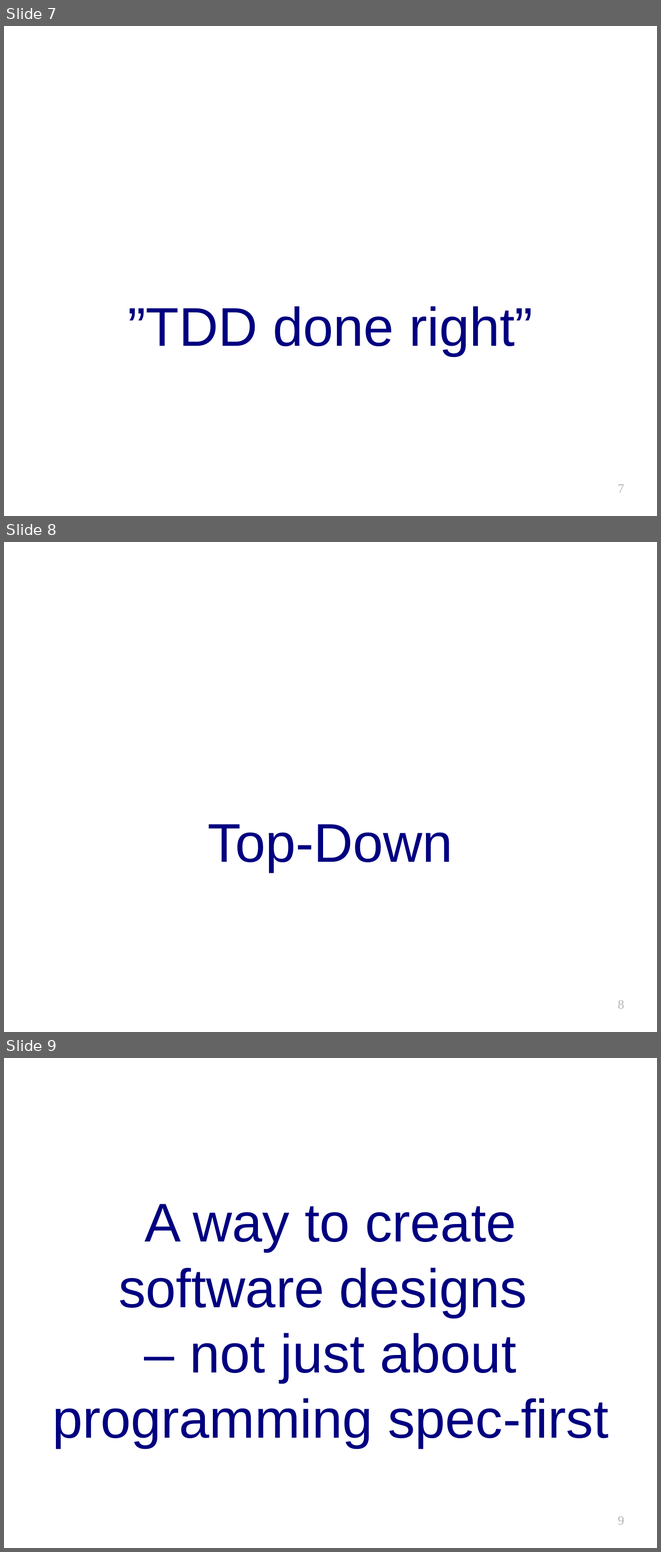
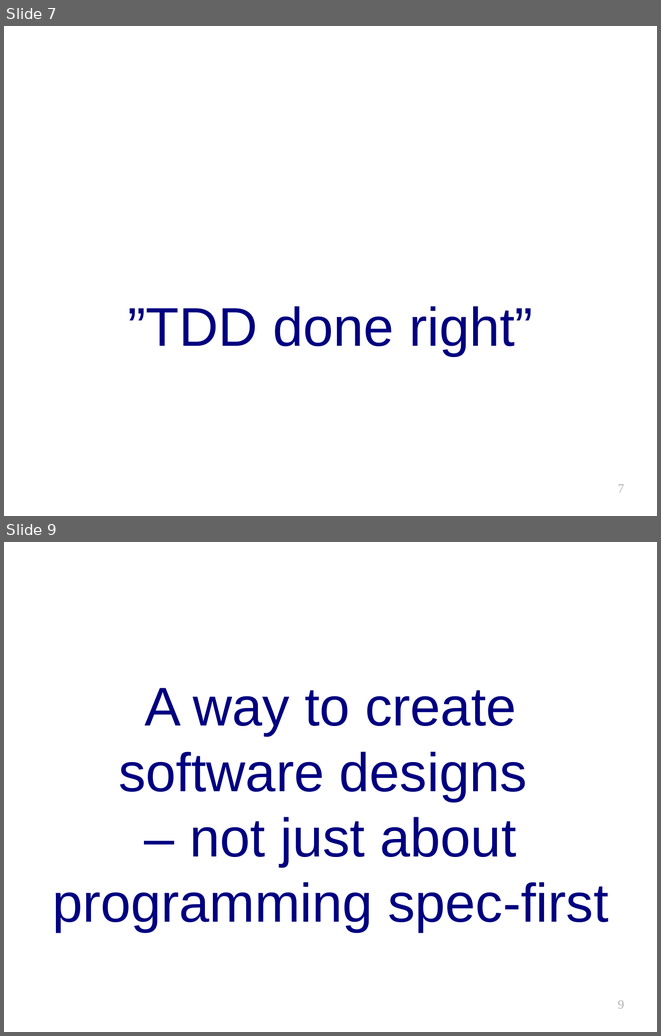
Before and after one commit to jdave/kansanpankki, a slide deck: doc/bdd-wicket-apachecon_eu_2009-hjort_rantalaiho_sibakov.odp. Shown one above the other, each under a label of ours: slides 7, 8 and 9 before the commit, slides 7 and 9 after it; the slides between them are not shown. The pictures are 661x1552 and 661x1036 pixels, drawn with LibreOffice and Linux fonts; fonts in the diff are those of the drawing; background and template pictures are left out. Boxes give left, top, right and bottom in pixels: in the first picture for what was removed or moved away, otherwise in the second. Text is boxed around its words. In the diff, an @@ line names an element or a change of style, - is before the commit and + after.

Commit message:
Added specdox example and fixed "top-down" to "outside-in".

```diff
--- a/doc/bdd-wicket-apachecon_eu_2009-hjort_rantalaiho_sibakov.odp
+++ b/doc/bdd-wicket-apachecon_eu_2009-hjort_rantalaiho_sibakov.odp
@@ slide 8 removed at (x1=4, y1=542, x2=657, y2=1032), background #FFFFFF @@
@@ subtitle removed at (x1=208, y1=824, x2=453, y2=872) @@
-Top-Down
@@ page number removed at (x1=618, y1=1000, x2=624, y2=1008) @@
-8
```
Also in this commit, not shown: 3 slides added.
